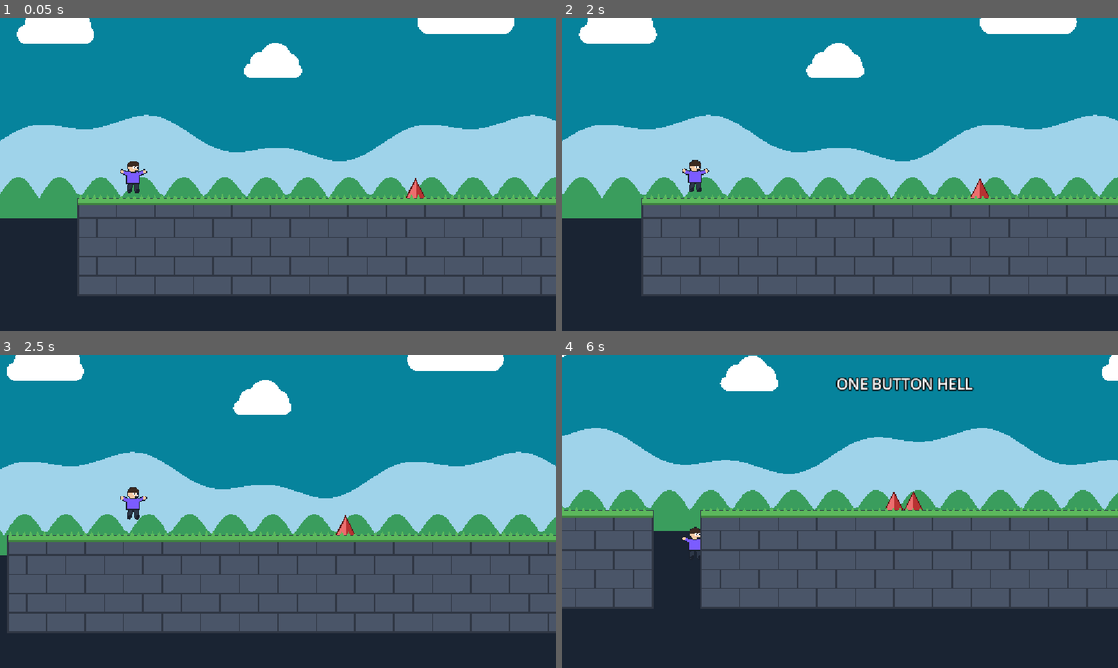
Above: before the commit, frames 1-4 (two rows, left to right).
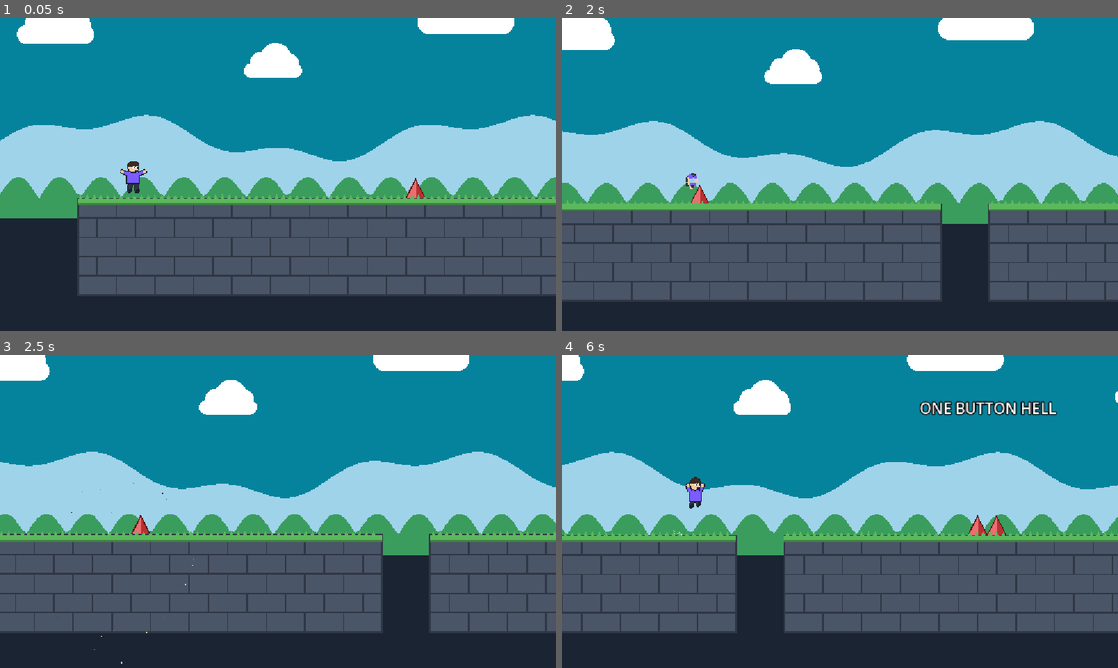
Above: after the commit, the same moments.

Repository: 05abdullah05/OneButtonHell
Game: Godot game, scene res://scenes/levels/level_01.tscn
Same seed, same stepped clock (60 frames per second), same inputs: the game is played once before the commit and once after it.
Inputs:
- Up to frame 1 (0.05 s): no input
- Up to frame 2 (2 s): tap Space (jump) at 0.6, 0.77, 1.07, 1.35, 1.52, 1.82 s
- Up to frame 3 (2.5 s): tap Space (jump) at 2.1 s
- Up to frame 4 (6 s): tap Space (jump) at 2.85, 3.02, 3.32, 3.6, 3.77, 4.07, 4.35, 4.52, 4.82, 5.1, 5.85 s

Frame 1 is identical in both runs. In frame 2, 27% of the frame differs, in the area x 0-100%, y 0-90%; in frame 3, 16%; in frame 4, 39%, in the area x 0-100%, y 0-89%.

Commit message:
Juice: dust, death explosion, screen shake, hit-stop, goal confetti

Diff:
--- a/scenes/background.tscn
+++ b/scenes/background.tscn
@@ -56,9 +56,9 @@
 bumps = 14
 lumpy = true
 
-[node name="Parallax2D" type="Parallax2D" parent="." unique_id=2075501903]
+[node name="Void" type="Parallax2D" parent="." unique_id=2075501903]
 scroll_scale = Vector2(0.1, 1)
 
-[node name="Polygon2D" type="Polygon2D" parent="Parallax2D" unique_id=1337331344]
+[node name="Polygon2D" type="Polygon2D" parent="Void" unique_id=1337331344]
 color = Color(0.101960786, 0.14117648, 0.2, 1)
-polygon = PackedVector2Array(-200, 440, 1400, 440, 1400, 3000)
+polygon = PackedVector2Array(-200, 440, 1400, 440, 1400, 3000, -200, 3000)
--- a/scenes/player.tscn
+++ b/scenes/player.tscn
@@ -2,6 +2,7 @@
 
 [ext_resource type="Script" uid="uid://b5rgjptr5aa5a" path="res://scripts/player.gd" id="1_4flbx"]
 [ext_resource type="Script" uid="uid://dmretcroh1cxv" path="res://scripts/player_visual.gd" id="2_g2els"]
+[ext_resource type="Script" uid="uid://buwobt1y1un4y" path="res://scripts/shake_camera.gd" id="2_qhqgy"]
 
 [sub_resource type="RectangleShape2D" id="RectangleShape2D_mwb40"]
 size = Vector2(24, 56)
@@ -18,6 +19,7 @@
 offset = Vector2(300, 0)
 drag_vertical_enabled = true
 drag_top_margin = 0.6
+script = ExtResource("2_qhqgy")
 metadata/_edit_lock_ = true
 
 [node name="Visual" type="Node2D" parent="." unique_id=1537566249]
--- /dev/null
+++ b/scripts/fx.gd
@@ -0,0 +1,45 @@
+class_name FX
+extends RefCounted
+# Helper for one-shot particle bursts, created entirely in code.
+# "static" means you call it directly as FX.burst(...) without creating an FX object.
+
+
+static func burst(parent: Node, pos: Vector2, colors: PackedColorArray,
+		amount: int = 12, speed: float = 150.0, direction: Vector2 = Vector2.UP,
+		spread: float = 60.0, size: float = 5.0, lifetime: float = 0.5,
+		gravity_y: float = 600.0) -> void:
+	var p := CPUParticles2D.new()
+	p.one_shot = true
+	p.emitting = false
+	p.amount = amount
+	p.lifetime = lifetime
+	p.explosiveness = 1.0            # all particles at once = a burst
+	p.direction = direction
+	p.spread = spread                # degrees to each side of direction
+	p.initial_velocity_min = speed * 0.5
+	p.initial_velocity_max = speed
+	p.gravity = Vector2(0, gravity_y)
+	p.scale_amount_min = size * 0.6  # no texture = square pixels, scaled to this size
+	p.scale_amount_max = size
+
+	# Particles shrink to nothing over their lifetime.
+	var curve := Curve.new()
+	curve.add_point(Vector2(0.0, 1.0))
+	curve.add_point(Vector2(1.0, 0.0))
+	p.scale_amount_curve = curve
+
+	# Each particle gets a random color from the list.
+	var gradient := Gradient.new()
+	var offsets := PackedFloat32Array()
+	for i in colors.size():
+		offsets.append(float(i) / colors.size())
+	gradient.offsets = offsets
+	gradient.colors = colors
+	gradient.interpolation_mode = Gradient.GRADIENT_INTERPOLATE_CONSTANT
+	p.color_initial_ramp = gradient
+
+	parent.add_child(p)
+	p.global_position = pos
+	p.emitting = true
+	# Delete the particle node when it is done, so nothing piles up in memory.
+	p.finished.connect(p.queue_free)
--- a/scripts/goal.gd
+++ b/scripts/goal.gd
@@ -2,6 +2,12 @@
 
 # Pick the next level's .tscn in the Inspector. Empty = replay this level.
 @export_file("*.tscn") var next_level: String = ""
+@export var finish_delay: float = 1.0   # seconds of celebration before moving on
+
+const CONFETTI := [Color("f6e05e"), Color("68d391"), Color("63b3ed"),
+		Color("f687b3"), Color("ffffff")]
+
+var reached: bool = false
 
 
 func _ready() -> void:
@@ -9,8 +15,15 @@
 
 
 func _on_body_entered(body: Node2D) -> void:
-	if not body is Player:
+	if reached or not body is Player:
 		return
+	reached = true
+
+	# Celebrate: confetti from the top of the flag.
+	FX.burst(get_tree().current_scene, global_position + Vector2(0, -200),
+			PackedColorArray(CONFETTI), 40, 450.0, Vector2.UP, 50.0, 6.0, 1.2, 700.0)
+
+	await get_tree().create_timer(finish_delay).timeout
 	if next_level == "":
 		get_tree().reload_current_scene.call_deferred()
 	else:
--- a/scripts/player.gd
+++ b/scripts/player.gd
@@ -9,8 +9,13 @@
 @export var coyote_time: float = 0.1          # seconds you can still jump after leaving a ledge
 @export var jump_buffer_time: float = 0.1     # seconds a too-early press is remembered
 @export var death_y: float = 1000.0           # falling below this line = death
+@export var death_pause: float = 0.55         # seconds before restarting after death
+
+const DUST := [Color("eee8d5"), Color("cfc6ab"), Color("8fd16f")]
+const FEET := Vector2(0, 30)                  # offset from center to the feet
 
 @onready var visual: PlayerVisual = $Visual
+@onready var camera: ShakeCamera = $Camera2D
 
 var coyote_timer: float = 0.0
 var jump_buffer_timer: float = 0.0
@@ -44,6 +49,8 @@
 		jump_buffer_timer = 0.0
 		coyote_timer = 0.0
 		visual.squash(Vector2(0.7, 1.3))   # stretch tall when taking off
+		FX.burst(_level(), global_position + FEET, PackedColorArray(DUST),
+				6, 110.0, Vector2.UP, 70.0, 5.0, 0.35, 300.0)
 
 	# 5. Variable jump height: letting go early cuts the upward speed.
 	if Input.is_action_just_released("jump") and velocity.y < 0.0:
@@ -54,11 +61,15 @@
 	var fall_speed := velocity.y
 	move_and_slide()
 
-	# 7. Landing: squash flat, harder after a bigger fall.
+	# 7. Landing: squash + dust, both bigger after a bigger fall.
 	var on_floor_now := is_on_floor()
 	if on_floor_now and not was_on_floor:
 		var amount := clampf(fall_speed / 2000.0, 0.1, 0.35)
 		visual.squash(Vector2(1.0 + amount, 1.0 - amount))
+		FX.burst(_level(), global_position + FEET, PackedColorArray(DUST),
+				int(4 + amount * 20), 140.0, Vector2.UP, 85.0, 5.0, 0.35, 300.0)
+		if amount >= 0.3:
+			camera.shake(4.0)              # small shake only on hard landings
 	was_on_floor = on_floor_now
 
 	# 8. Tell the visual which pose to show.
@@ -73,6 +84,27 @@
 	if is_dead:
 		return
 	is_dead = true
-	# Instant restart. call_deferred waits until the physics step is finished,
-	# because removing physics objects in the middle of one causes errors.
+	velocity = Vector2.ZERO
+
+	# Burst into pieces in the character's own colors.
+	visual.visible = false
+	FX.burst(_level(), global_position, PackedColorArray([
+			visual.shirt_color, visual.skin_color, visual.hair_color, visual.pants_color]),
+			30, 420.0, Vector2.UP, 180.0, 7.0, 0.8, 900.0)
+	camera.shake(14.0)
+
+	# Hit-stop: almost freeze the game for a split second so the hit "lands".
+	# The timer ignores time_scale, otherwise it would also be slowed down.
+	Engine.time_scale = 0.05
+	await get_tree().create_timer(0.08, true, false, true).timeout
+	Engine.time_scale = 1.0
+
+	# Short pause so the player sees what happened, then restart.
+	await get_tree().create_timer(death_pause).timeout
 	get_tree().reload_current_scene.call_deferred()
+
+
+# Particles are added to the level, not the player, so they stay
+# where they spawned instead of following the player around.
+func _level() -> Node:
+	return get_tree().current_scene
--- /dev/null
+++ b/scripts/shake_camera.gd
@@ -0,0 +1,26 @@
+class_name ShakeCamera
+extends Camera2D
+# Screen shake: randomly offsets the camera, fading out quickly.
+
+@export var shake_decay: float = 6.0    # higher = shake stops faster
+
+var shake_strength: float = 0.0
+var base_offset: Vector2
+
+
+func _ready() -> void:
+	base_offset = offset   # remember the normal offset (300, 0)
+
+
+func shake(amount: float) -> void:
+	# Use the strongest shake if several happen at once.
+	shake_strength = maxf(shake_strength, amount)
+
+
+func _process(delta: float) -> void:
+	if shake_strength > 0.1:
+		shake_strength = lerpf(shake_strength, 0.0, 1.0 - exp(-shake_decay * delta))
+		offset = base_offset + Vector2(randf_range(-1.0, 1.0), randf_range(-1.0, 1.0)) * shake_strength
+	else:
+		shake_strength = 0.0
+		offset = base_offset
Not shown, added: scripts/fx.gd.uid
Not shown, added: scripts/shake_camera.gd.uid
